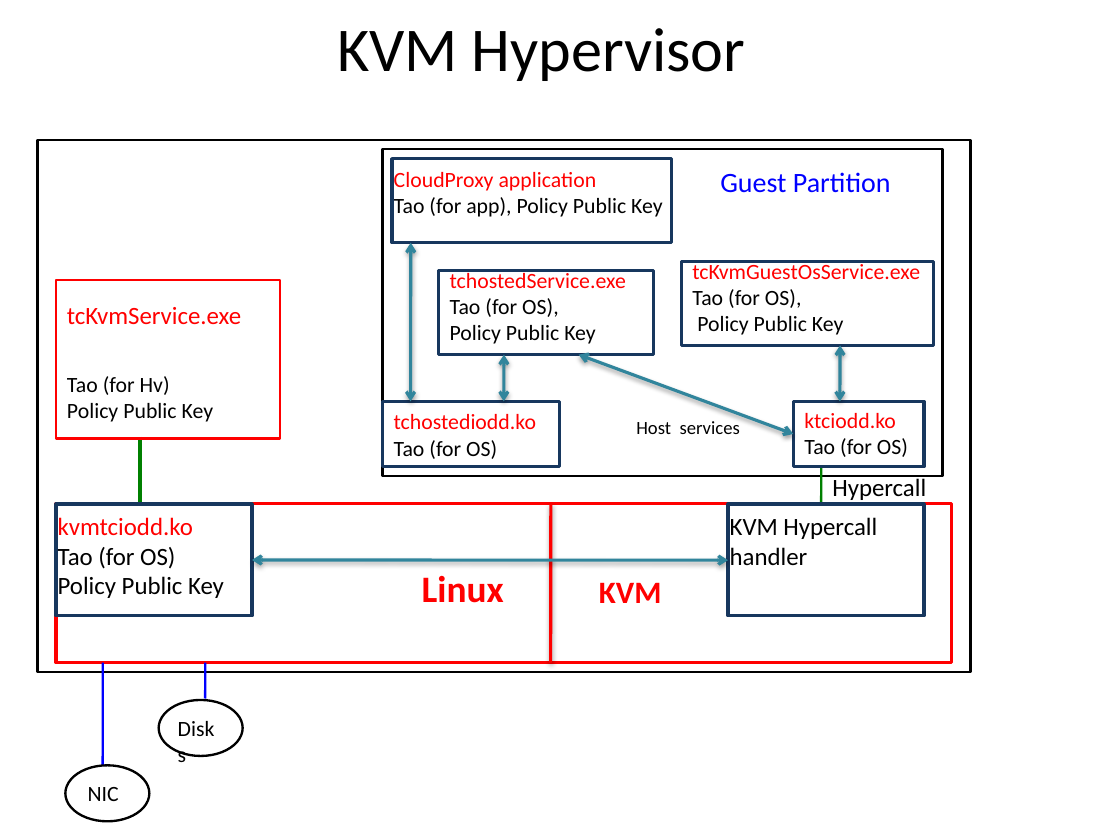
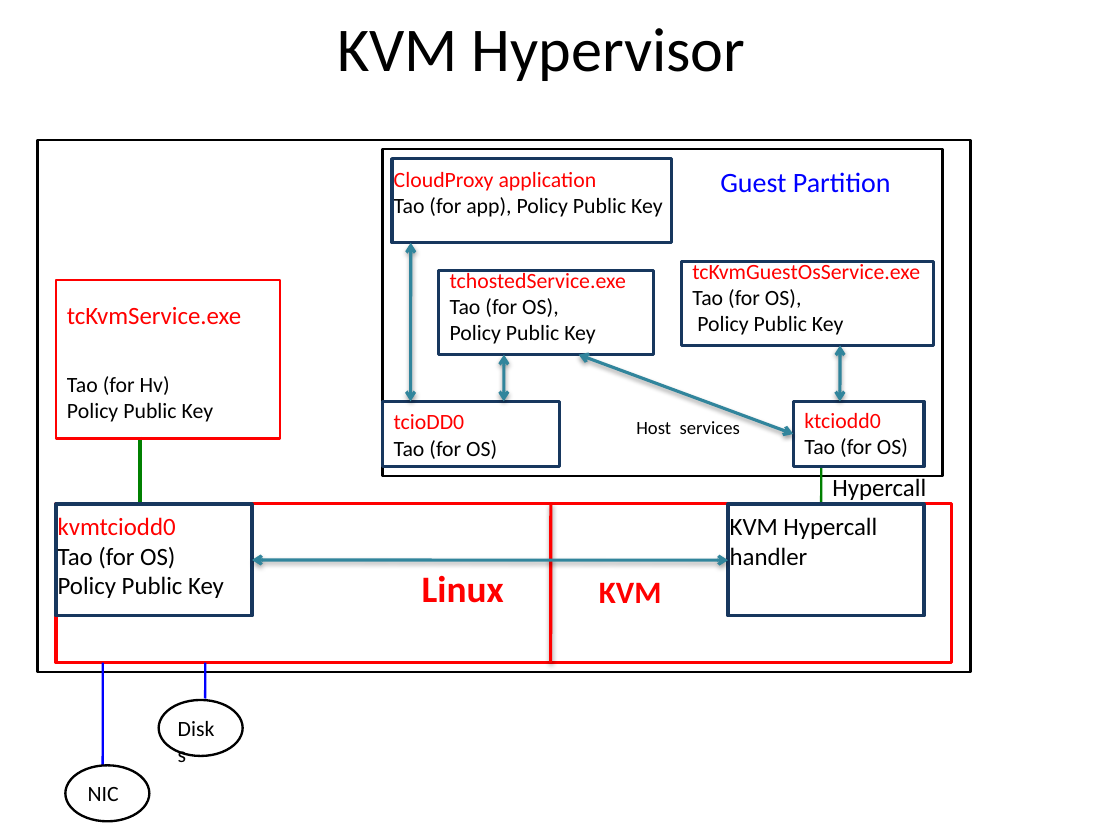
Before and after one commit to jlmucb/cloudproxy, a slide deck: slide 1 of Doc/KVMHv.pptx. Drawn at 1120x840 pixels with LibreOffice and Linux fonts; fonts in the diff are those of the drawing. Boxes give left, top, right and bottom in pixels: in the first picture for what was removed or moved away, otherwise in the second. Text is boxed around its words. In the diff, an @@ line names an element or a change of style, - is before the commit and + after.

Commit message:
Updated diagram in Doc to reflect tcioDD in the guest.

```diff
--- a/Doc/KVMHv.pptx
+++ b/Doc/KVMHv.pptx
@@ text at [394,414,465,429]: text changed @@
-tchostediodd.ko
+tcioDD0
@@ text at [804,413,880,428]: text changed @@
-ktciodd.ko
+ktciodd0
@@ text at [58,517,176,535]: text changed @@
-kvmtciodd.ko
+kvmtciodd0
```
Also in this commit, not shown: 1 other file.
